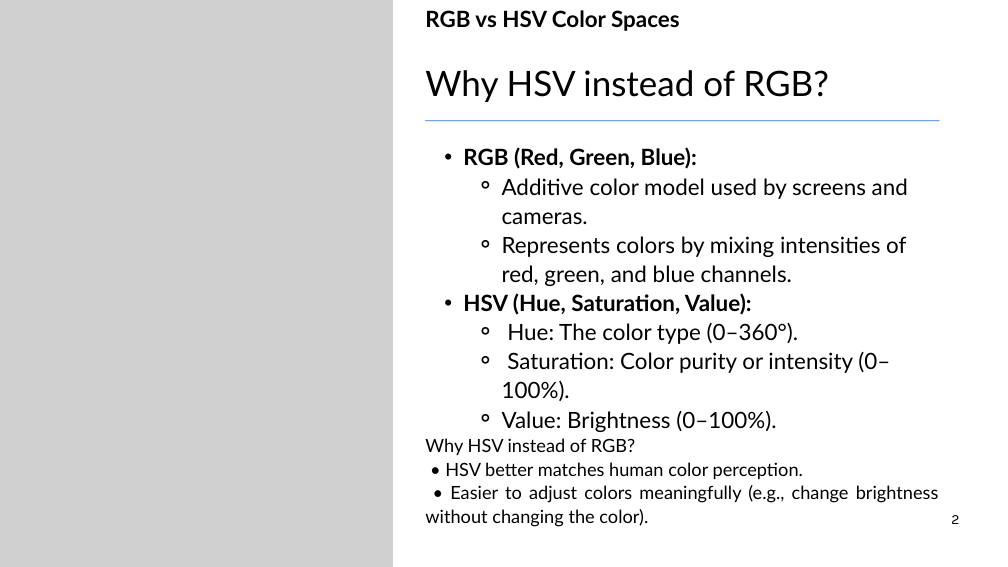
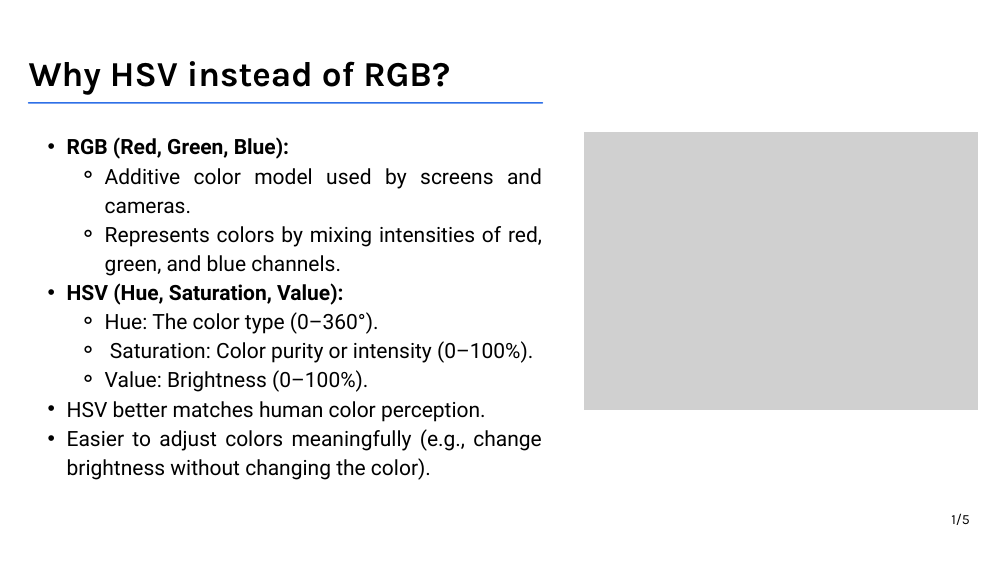
Before and after one commit to aaref5720/HSV-Adjustment-Tool, a slide deck: slide 2 of Presentation.pptx. Drawn at 1008x567 pixels with LibreOffice and Linux fonts; fonts in the diff are those of the drawing; grey boxes stand for pictures. Boxes give left, top, right and bottom in pixels: in the first picture for what was removed or moved away, otherwise in the second. Text is boxed around its words. In the diff, an @@ line names an element or a change of style, - is before the commit and + after.

Commit message:
Presentation Update

```diff
--- a/Presentation.pptx
+++ b/Presentation.pptx
@@ text removed at box(425, 10, 680, 31) @@
-RGB vs HSV Color Spaces
@@ text "Why HSV instead of RGB?": place and size @@
-text "Why HSV instead of RGB?" at box(425, 70, 829, 102)
+text "Why HSV instead of RGB?" at box(29, 61, 450, 95)
@@ text "Why HSV instead of RGB?" at box(29, 61, 450, 95): font Lato to Karla, bold on @@
@@ line added from (29, 103) to (542, 103), #2E70E7 2.25 pt @@
@@ text "RGB (Red, Green, Blue):": place and size @@
-text "RGB (Red, Green, Blue):" at box(463, 147, 908, 432)
+text "RGB (Red, Green, Blue):" at box(67, 137, 542, 480)
@@ text at box(67, 137, 542, 392): size 32 to 30 pt, font Lato to Roboto in "RGB (Red, Green, Blue):", "Additive color model used by screens and ...", "Represents colors by mixing intensities of red, ...", "HSV (Hue, Saturation, Value):" and 3 more places; alignment left to justified @@
@@ line removed from (425, 120) to (939, 120) @@
@@ picture: place and size @@
-picture at box(0, 0, 393, 567)
+picture at box(584, 132, 978, 410)
@@ text at box(67, 401, 541, 480): paragraphs added @@
+  • HSV better matches human color perception.
+  • Easier to adjust colors meaningfully (e.g., change brightness without changing the color).
@@ text removed at box(425, 438, 939, 527) @@
-Why HSV instead of RGB?
-• HSV better matches human color perception.
-• Easier to adjust colors meaningfully (e.g., change brightness without changing the color).
@@ text at box(951, 513, 970, 525): text changed @@
-2
+1/5
```
Also in this commit, not shown: 5 other slides changed, 1 slide added, 1 slide removed.
